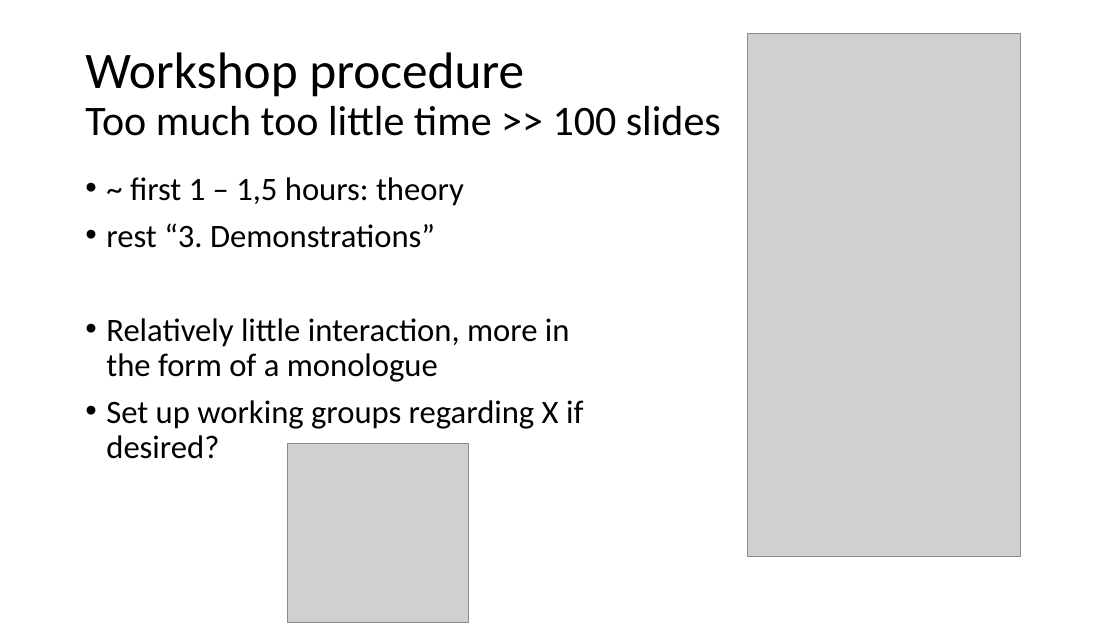
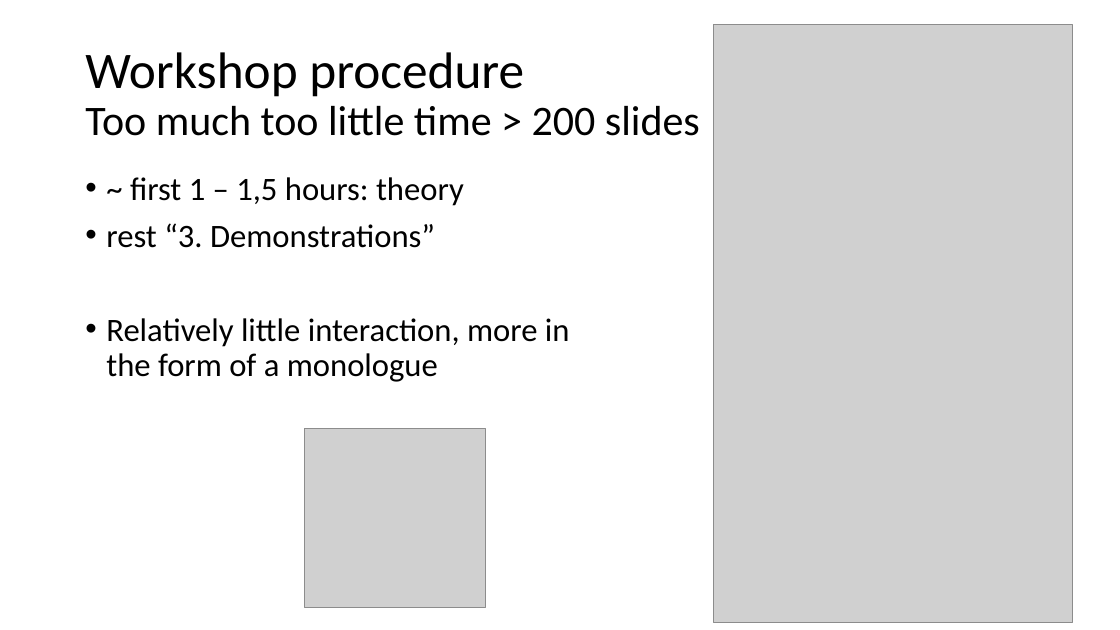
Before and after one commit to FennStatistics/introductory-workshop-in-LLMs, a slide deck: slide 2 of welcome slides.pptx. Drawn at 1120x630 pixels with LibreOffice and Linux fonts; fonts in the diff are those of the drawing; grey boxes stand for pictures. Boxes give left, top, right and bottom in pixels: in the first picture for what was removed or moved away, otherwise in the second. Text is boxed around its words. In the diff, an @@ line names an element or a change of style, - is before the commit and + after.

```diff
--- a/welcome slides.pptx
+++ b/welcome slides.pptx
@@ picture: place and size @@
-picture at [748, 34, 1021, 557]
+picture at [713, 24, 1072, 622]
@@ title at [85, 52, 700, 136]: text changed @@
-Workshop procedure
-Too much too little time >> 100 slides
+Workshop procedure
+Too much too little time > 200 slides
@@ text at [106, 400, 583, 459]: paragraph removed @@
-• Set up working groups regarding X if desired?
@@ picture: place and size @@
-picture at [288, 444, 469, 623]
+picture at [305, 429, 486, 607]
```
Also in this commit, not shown: 3 slides added, 1 other file.
